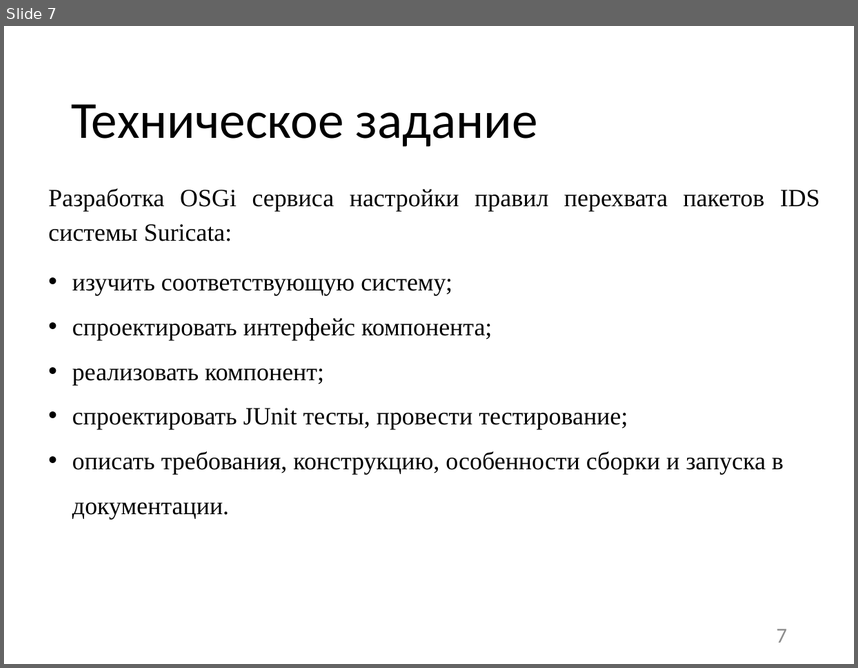
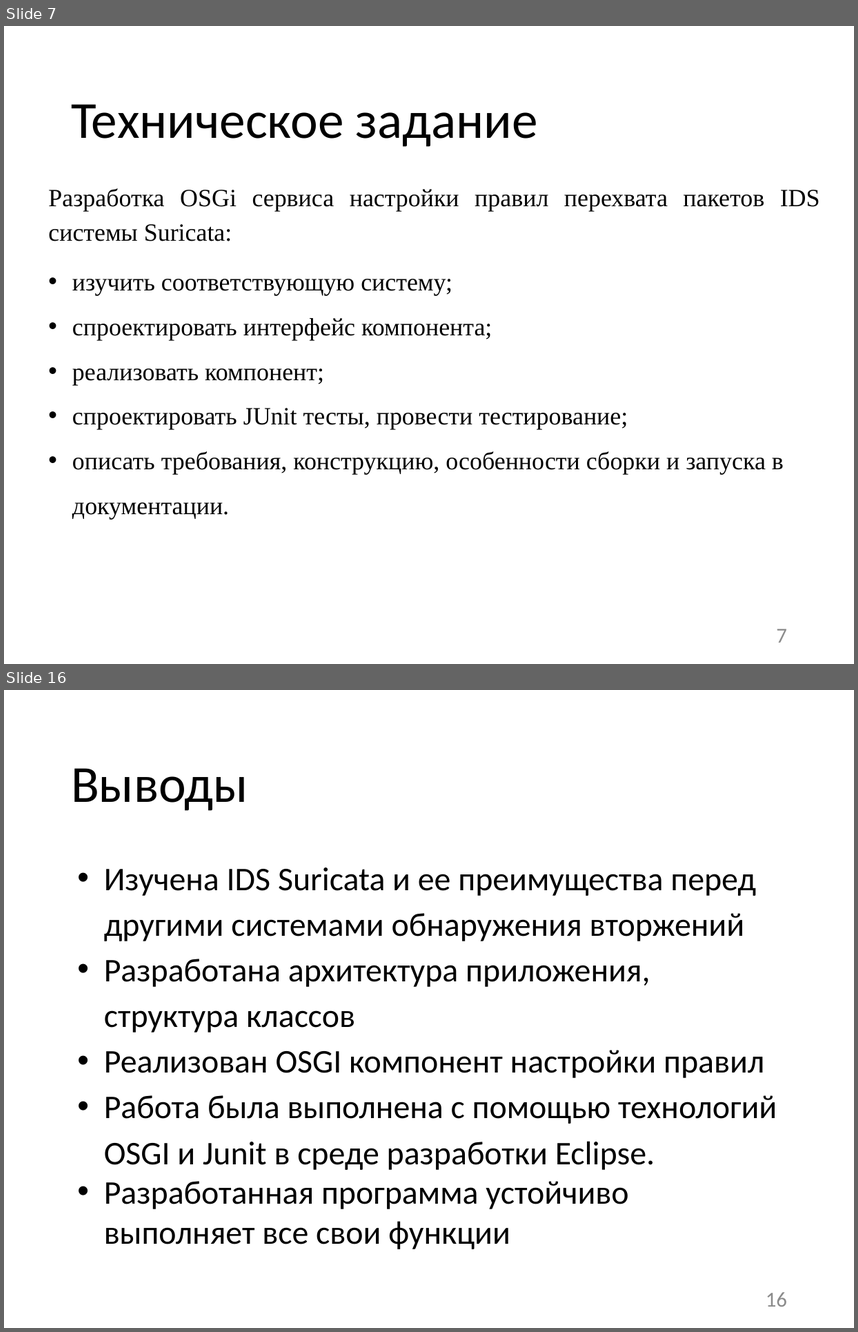
Before and after one commit to benhe119/SuricataSettingsManager, a slide deck: Презентация.pptx. Shown one above the other, each under a label of ours: slide 7 before the commit, slides 7 and 16 after it; the slides between them are not shown. The pictures are 858x668 and 858x1332 pixels, drawn with LibreOffice and Linux fonts; fonts in the diff are those of the drawing. Boxes give left, top, right and bottom in pixels: in the first picture for what was removed or moved away, otherwise in the second. Text is boxed around its words. In the diff, an @@ line names an element or a change of style, - is before the commit and + after.

```diff
--- a/Презентация.pptx
+++ b/Презентация.pptx
@@ slide 16 added at (x1=4, y1=690, x2=854, y2=1328), background #FFFFFF @@
@@ title added at (x1=71, y1=768, x2=248, y2=811), 44 pt, text #000000 @@
+Выводы
@@ text added at (x1=104, y1=867, x2=777, y2=1249), 28 pt, text #000000 @@
+• Изучена IDS Suricata и ее преимущества перед другими системами обнаружения вторжений
+• Разработана архитектура приложения, структура классов
+• Реализован OSGI компонент настройки правил
+• Работа была выполнена с помощью технологий OSGI и Junit в среде разработки Eclipse.
+• Разработанная программа устойчиво выполняет все свои функции
@@ page number added at (x1=766, y1=1292, x2=787, y2=1306), 18 pt, text #8C8C8C @@
+16
```
Also in this commit, not shown: 9 slides changed, 1 slide removed.
